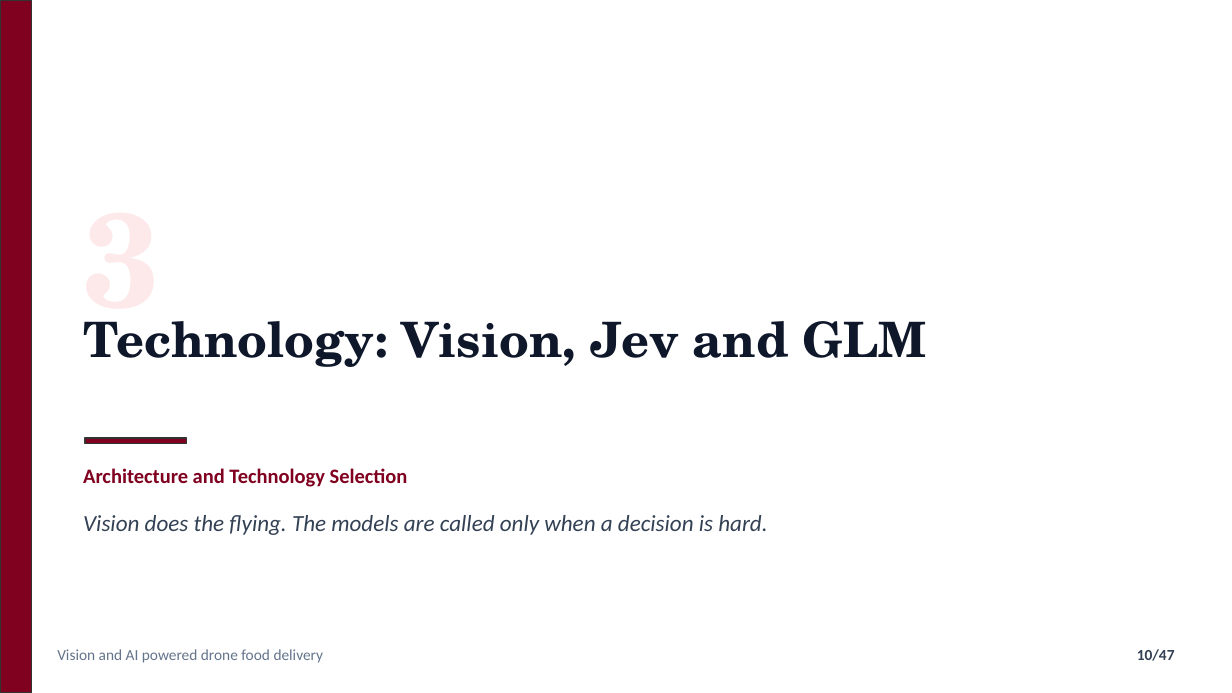
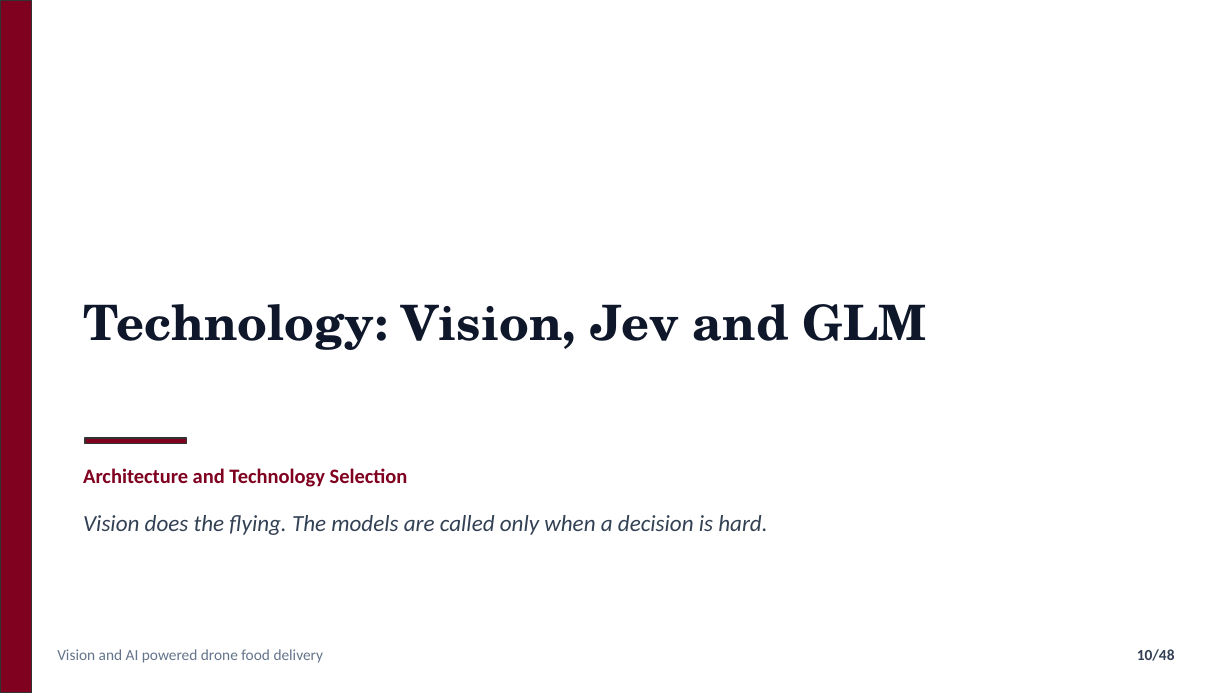
Before and after one commit to nafiskabbo/presentation-hum, a slide deck: slide 10 of output/AeroSetu_Group_Presentation-v1.pptx. Drawn at 1232x693 pixels with LibreOffice and Linux fonts; fonts in the diff are those of the drawing. Boxes give left, top, right and bottom in pixels: in the first picture for what was removed or moved away, otherwise in the second. Text is boxed around its words. In the diff, an @@ line names an element or a change of style, - is before the commit and + after.

```diff
--- a/output/AeroSetu_Group_Presentation-v1.pptx
+++ b/output/AeroSetu_Group_Presentation-v1.pptx
@@ text "Technology: Vision, Jev and GLM": place and size @@
-text "Technology: Vision, Jev and GLM" at (83, 321, 927, 367)
+text "Technology: Vision, Jev and GLM" at (83, 304, 927, 350)
@@ text "Technology: Vision, Jev and GLM" at (83, 304, 927, 350): vertical alignment top to middle @@
@@ text removed at (83, 321, 160, 351) @@
-3
@@ page number at (1137, 649, 1175, 661): text changed @@
-10/47
+10/48
```
Also in this commit, not shown: 13 other slides changed, 2 slides added, 1 slide removed, 5 other files.
